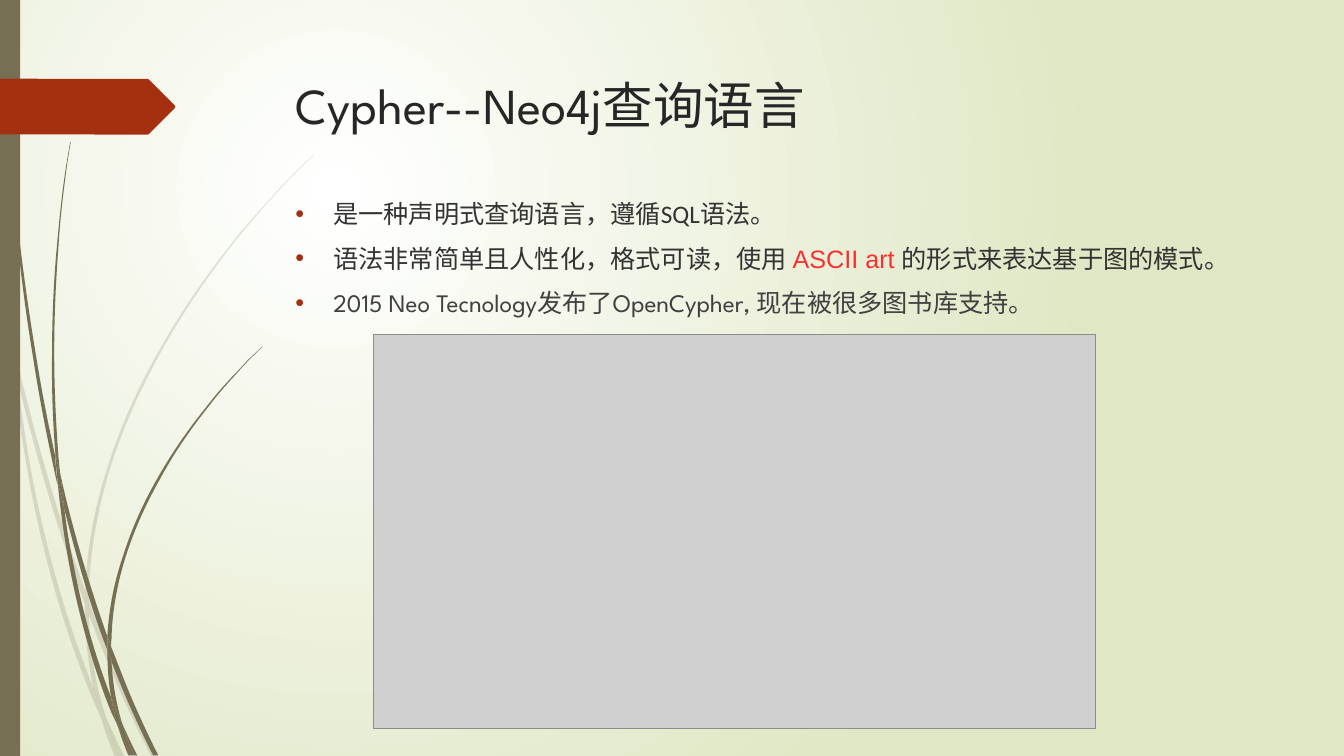
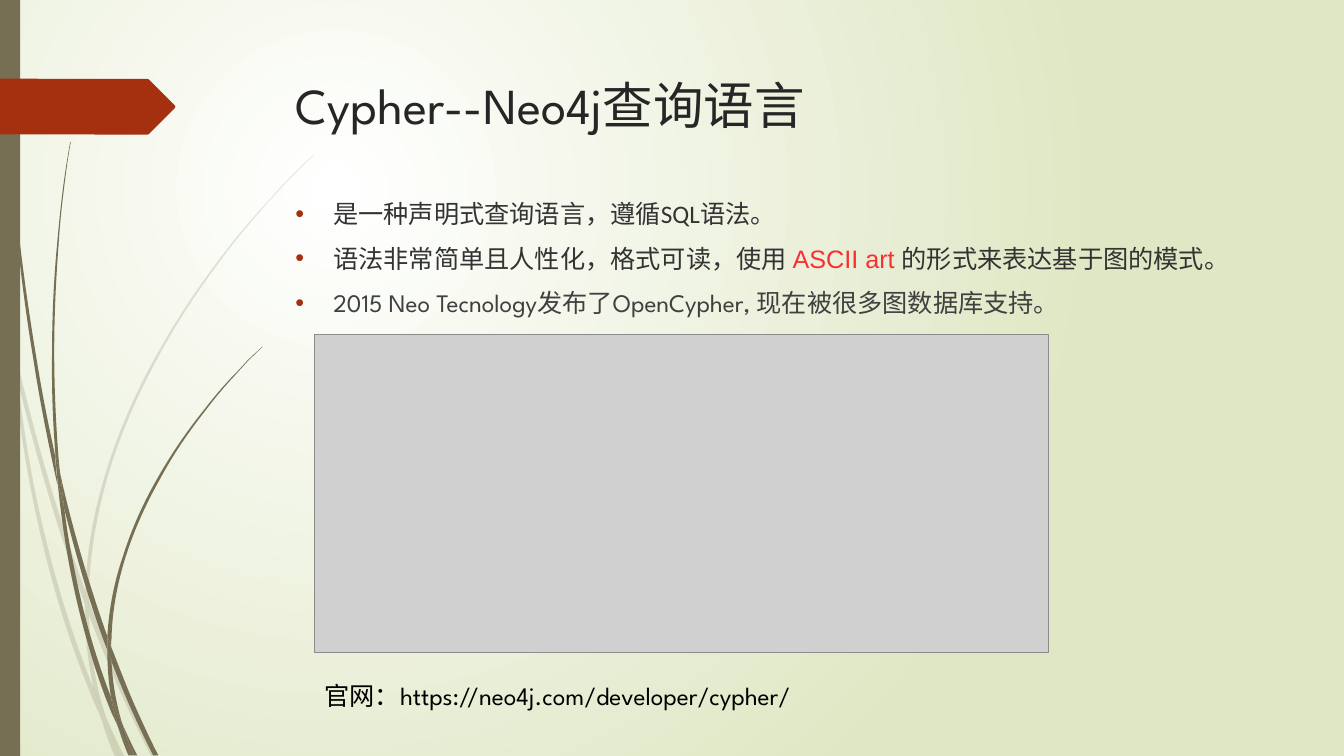
Before and after one commit to xljnc/thor, a slide deck: slide 10 of doc/Neo4j简介.pptx. Drawn at 1344x756 pixels with LibreOffice and Linux fonts; fonts in the diff are those of the drawing; grey boxes stand for pictures. Boxes give left, top, right and bottom in pixels: in the first picture for what was removed or moved away, otherwise in the second. Text is boxed around its words. In the diff, an @@ line names an element or a change of style, - is before the commit and + after.

```diff
--- a/doc/Neo4j简介.pptx
+++ b/doc/Neo4j简介.pptx
@@ text at (333, 291, 1059, 318): text changed @@
-• 2015 Neo Tecnology发布了OpenCypher, 现在被很多图书库支持。
+• 2015 Neo Tecnology发布了OpenCypher, 现在被很多图数据库支持。
@@ picture: place and size @@
-picture at (374, 335, 1097, 728)
+picture at (315, 335, 1049, 653)
@@ text added at (324, 684, 790, 711), 18 pt, text #000000 @@
+官网：https://neo4j.com/developer/cypher/
```
Also in this commit, not shown: 1 slide added, 1 slide removed.
